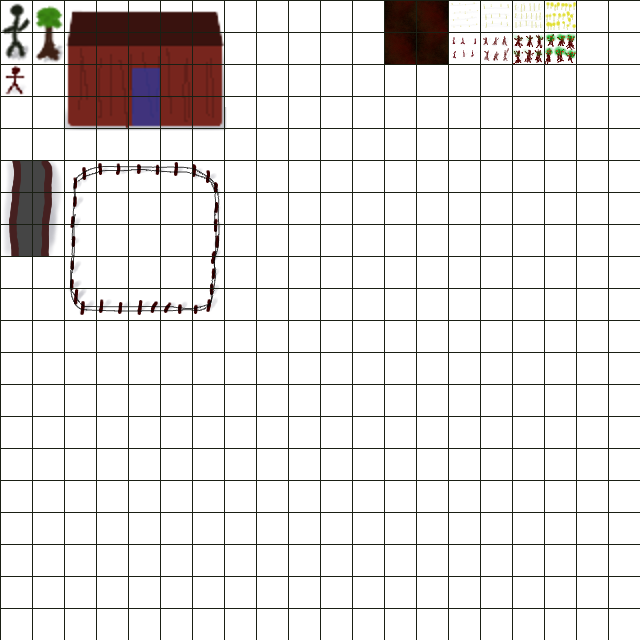
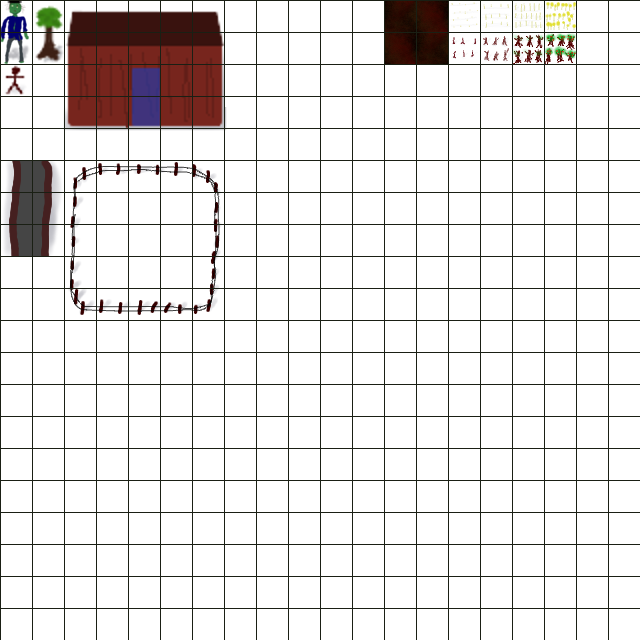
Two versions of the same layered image (640x640). Layer-by-layer changes:
painted on "Images" over [1, 1, 31, 64]
